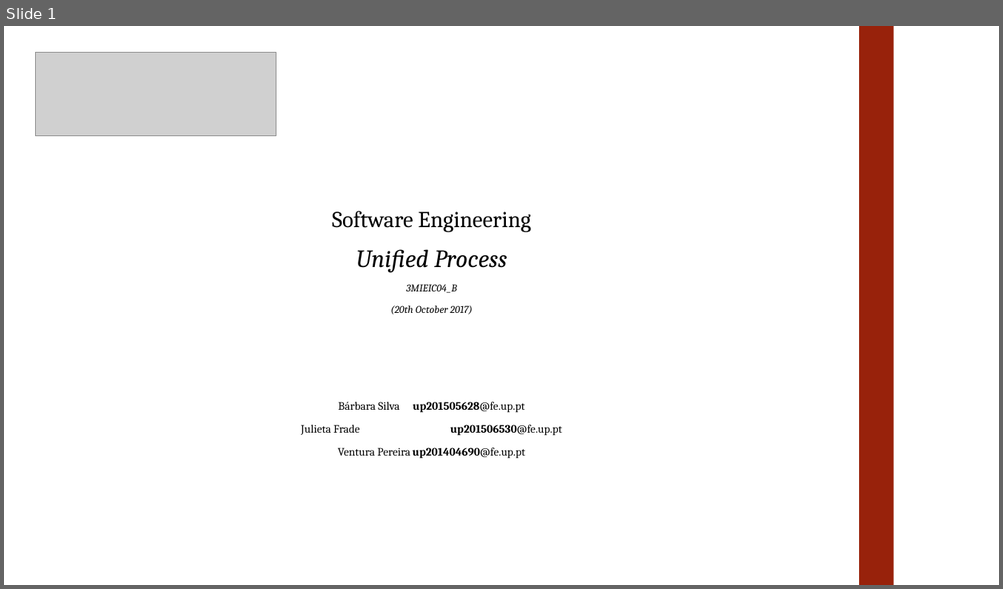
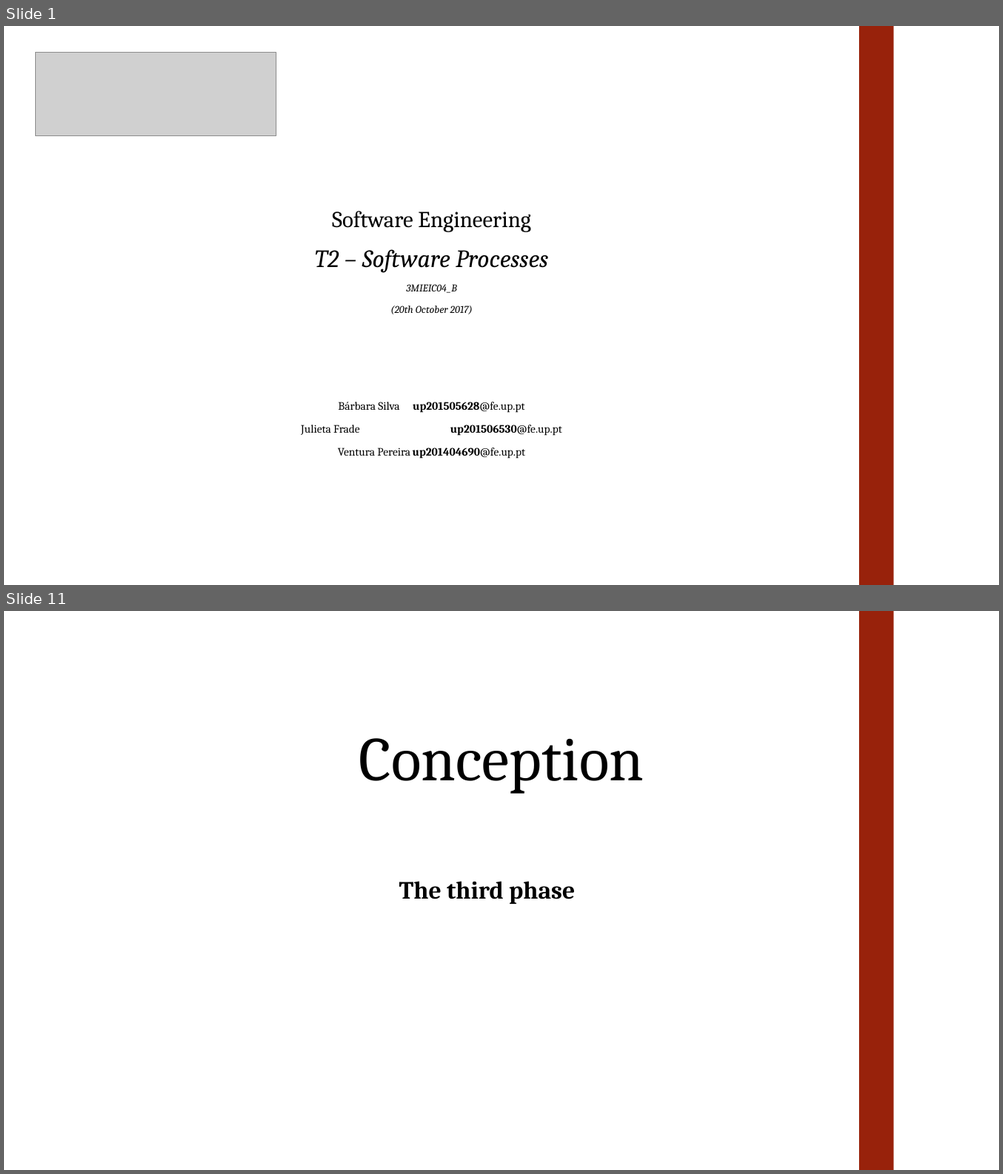
Before and after one commit to julietafrade97/feup-esof, a slide deck: T2/Presentation.pptx. Shown one above the other, each under a label of ours: slide 1 before the commit, slides 1 and 11 after it; the slides between them are not shown. The pictures are 1003x589 and 1003x1174 pixels, drawn with LibreOffice and Linux fonts; fonts in the diff are those of the drawing; grey boxes stand for pictures. Boxes give left, top, right and bottom in pixels: in the first picture for what was removed or moved away, otherwise in the second. Text is boxed around its words. In the diff, an @@ line names an element or a change of style, - is before the commit and + after.

```diff
--- a/T2/Presentation.pptx
+++ b/T2/Presentation.pptx
@@ slide 11 added at (4,611,999,1170), background #FFFFFF @@
@@ rectangle added at (859,611,893,1170), fill #98220B @@
@@ title added at (359,738,644,794), 60 pt, text #000000 @@
+Conception
@@ subtitle added at (399,881,575,904), 24 pt, text #000000, bold @@
+The third phase
@@ slide 1 changed as well @@
@@ text at (315,249,548,273): text changed @@
-Unified Process
+T2 – Software Processes
```
Also in this commit, not shown: 23 other slides added, 1 slide removed.
